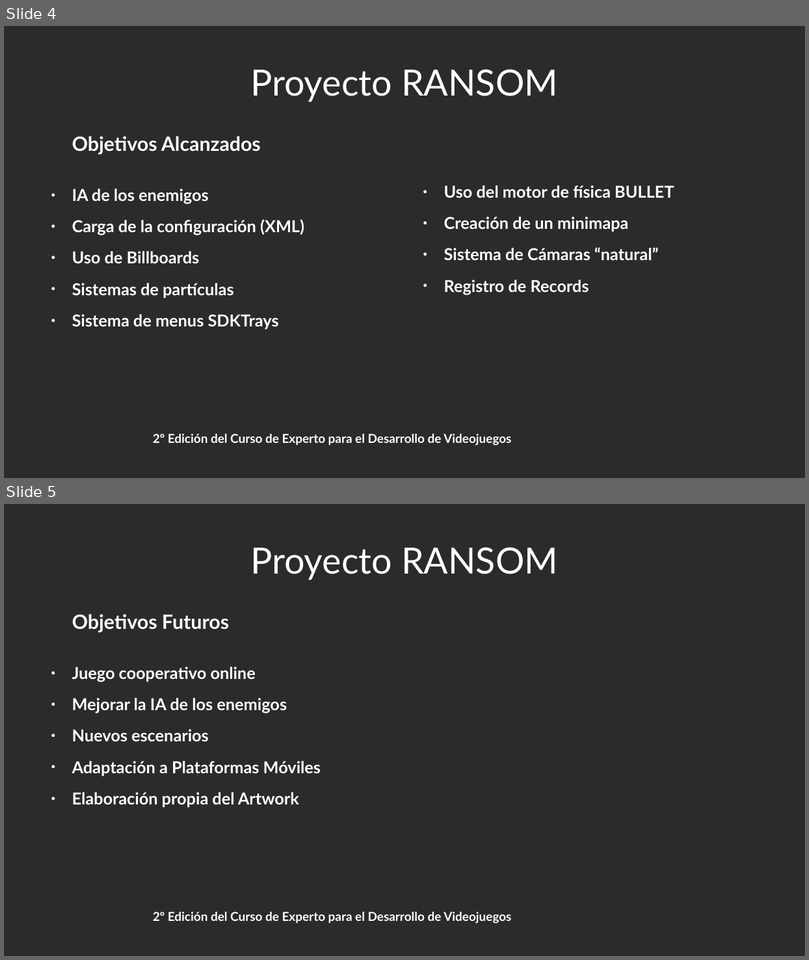
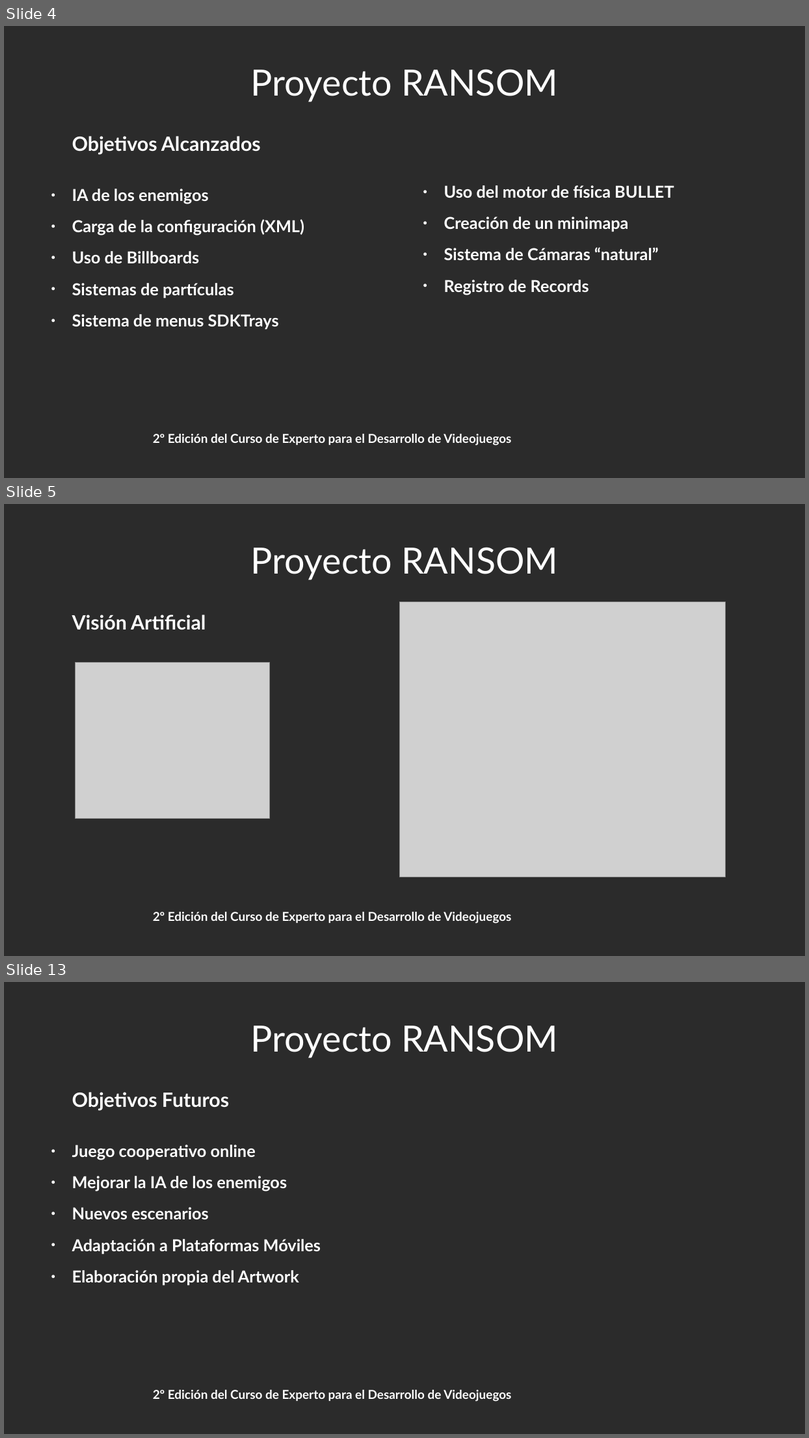
Before and after one commit to bievis/cedv-grupo4, a slide deck: ransom/doc/Presentacion/Presentacion.odp. Shown one above the other, each under a label of ours: slides 4 and 5 before the commit, slides 4, 5 and 13 after it; the slides between them are not shown. The pictures are 809x960 and 809x1438 pixels, drawn with LibreOffice and Linux fonts; fonts in the diff are those of the drawing; grey boxes stand for pictures; background and template pictures are left out; a plain dark background stands for a picture behind light text. Boxes give left, top, right and bottom in pixels: in the first picture for what was removed or moved away, otherwise in the second. Text is boxed around its words. In the diff, an @@ line names an element or a change of style, - is before the commit and + after.

```diff
--- a/ransom/doc/Presentacion/Presentacion.odp
+++ b/ransom/doc/Presentacion/Presentacion.odp
@@ slide 5 added at [4, 504, 805, 956], background picture (left out) @@
@@ title added at [250, 547, 558, 580], 44 pt, text #FFFFFF @@
+Proyecto RANSOM
@@ text added at [72, 614, 206, 630], 24 pt, text #FFFFFF, bold @@
+Visión Artificial
@@ picture added at [400, 602, 725, 876] @@
@@ picture added at [75, 663, 270, 818] @@
@@ text added at [153, 912, 511, 923], 15 pt, text #FFFFFF, bold @@
+2º Edición del Curso de Experto para el Desarrollo de Videojuegos
@@ what was slide 5 is now slide 13 @@
```
Also in this commit, not shown: 8 other slides added.
